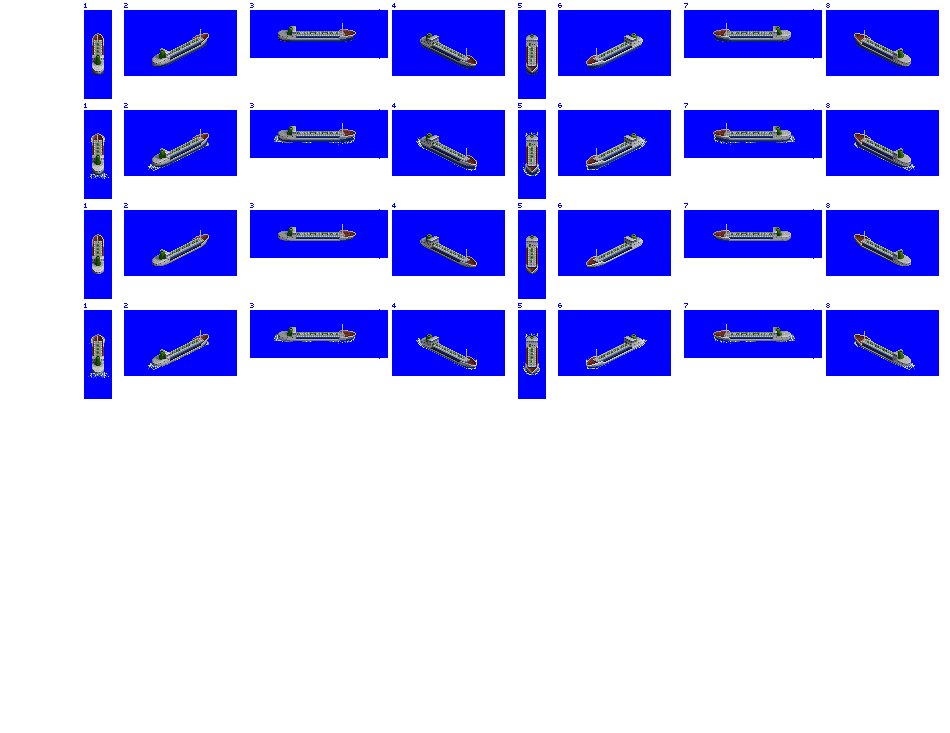
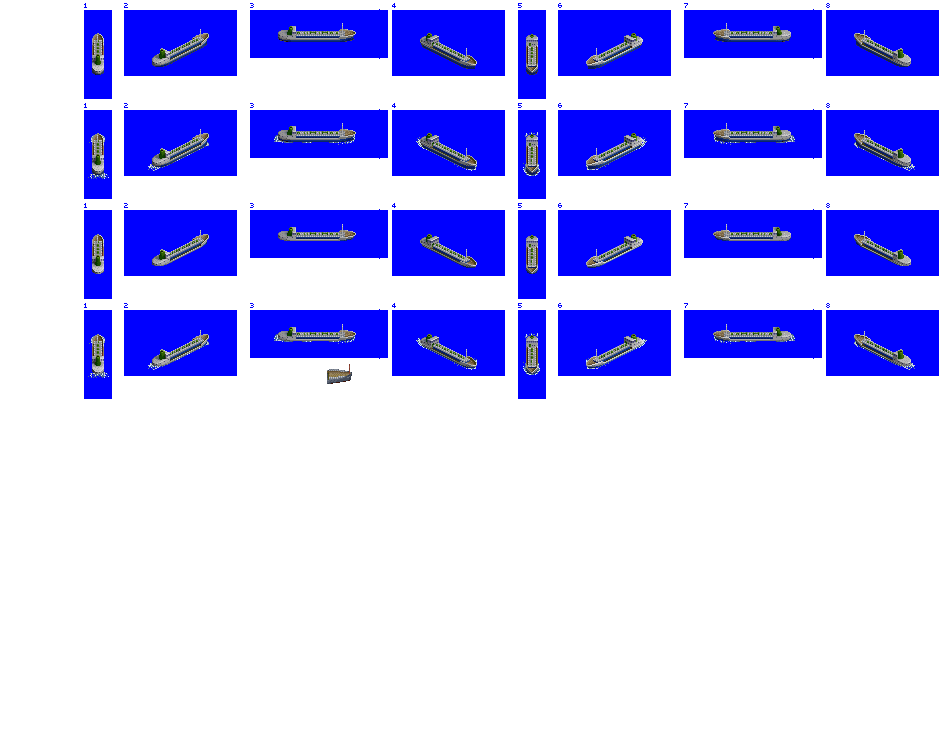
Layer changes from the first w=950, h=733 image to the second:
painted on "tanker" over [93, 31, 891, 364]
added layer "Layer 2" above "Large Trader" over [327, 364, 352, 384]
painted on "Large Trader" over [92, 30, 893, 372]
